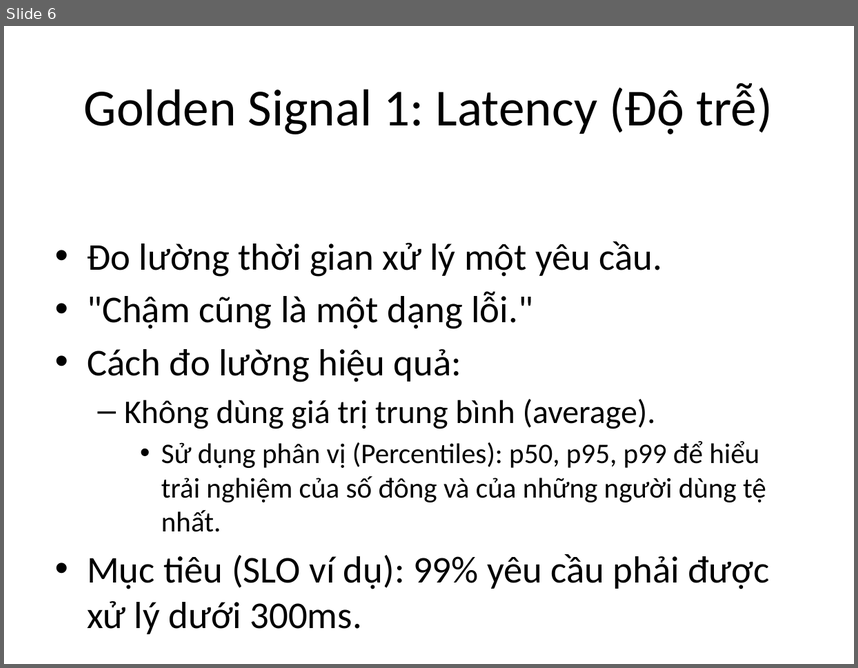
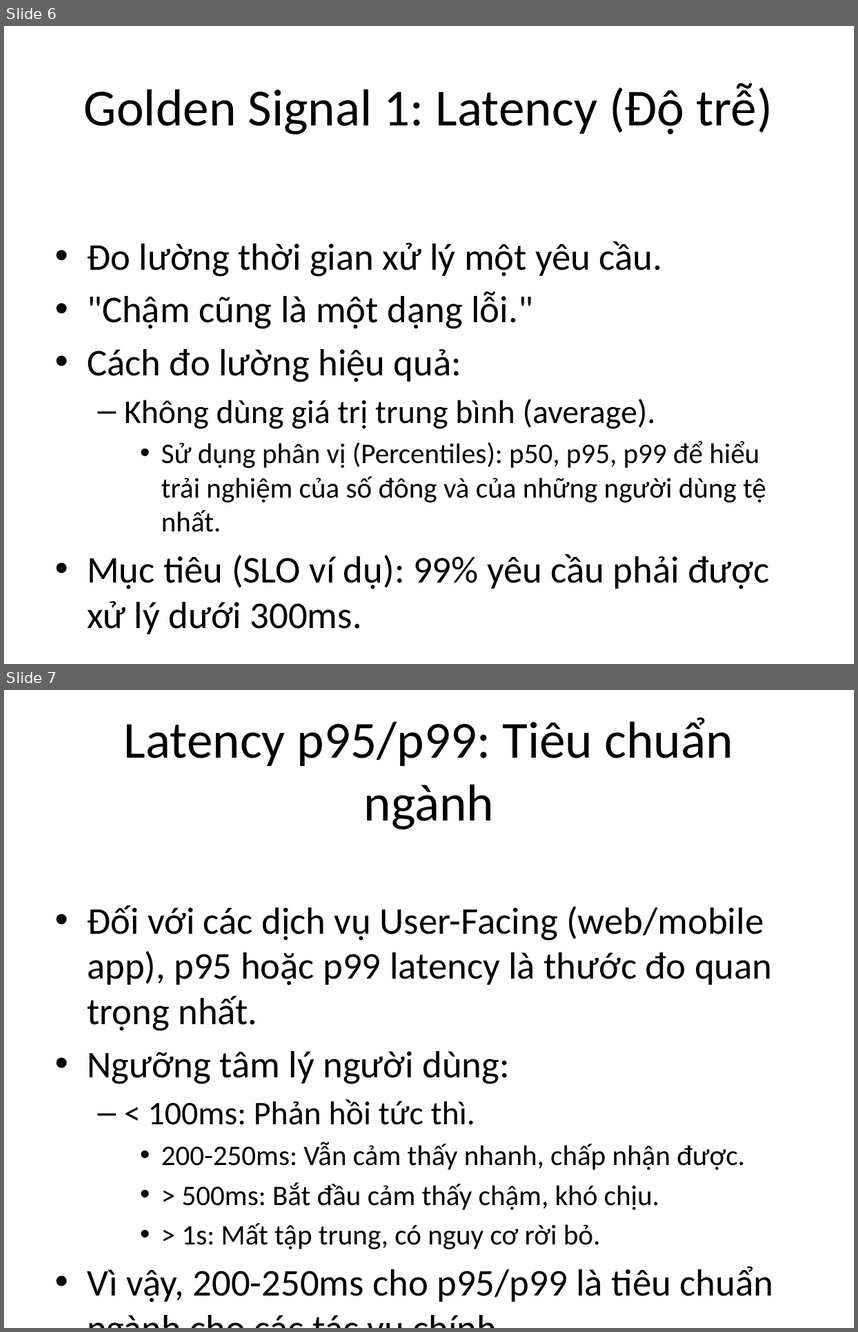
Before and after one commit to 007lock/tech-coaching, a slide deck: Service_Reliability_Presentation.pptx. Shown one above the other, each under a label of ours: slide 6 before the commit, slides 6 and 7 after it. The pictures are 858x668 and 858x1332 pixels, drawn with LibreOffice and Linux fonts; fonts in the diff are those of the drawing. Boxes give left, top, right and bottom in pixels: in the first picture for what was removed or moved away, otherwise in the second. Text is boxed around its words. In the diff, an @@ line names an element or a change of style, - is before the commit and + after.

```diff
--- a/Service_Reliability_Presentation.pptx
+++ b/Service_Reliability_Presentation.pptx
@@ slide 7 added at (4, 690, 854, 1328), background #FFFFFF @@
@@ title added at (124, 717, 733, 829), 44 pt, text #000000 @@
+Latency p95/p99: Tiêu chuẩn ngành
@@ text added at (87, 905, 774, 1302), 32 pt, text #000000 @@
+• Đối với các dịch vụ User-Facing (web/mobile app), p95 hoặc p99 latency là thước đo quan trọng nhất.
+• Ngưỡng tâm lý người dùng:
+  – < 100ms: Phản hồi tức thì.
+    • 200-250ms: Vẫn cảm thấy nhanh, chấp nhận được.
+    • > 500ms: Bắt đầu cảm thấy chậm, khó chịu.
+    • > 1s: Mất tập trung, có nguy cơ rời bỏ.
+• Vì vậy, 200-250ms cho p95/p99 là tiêu chuẩn ngành cho các tác vụ chính.
```
Also in this commit, not shown: 3 slides changed, 1 other slide added, 3 other files.
